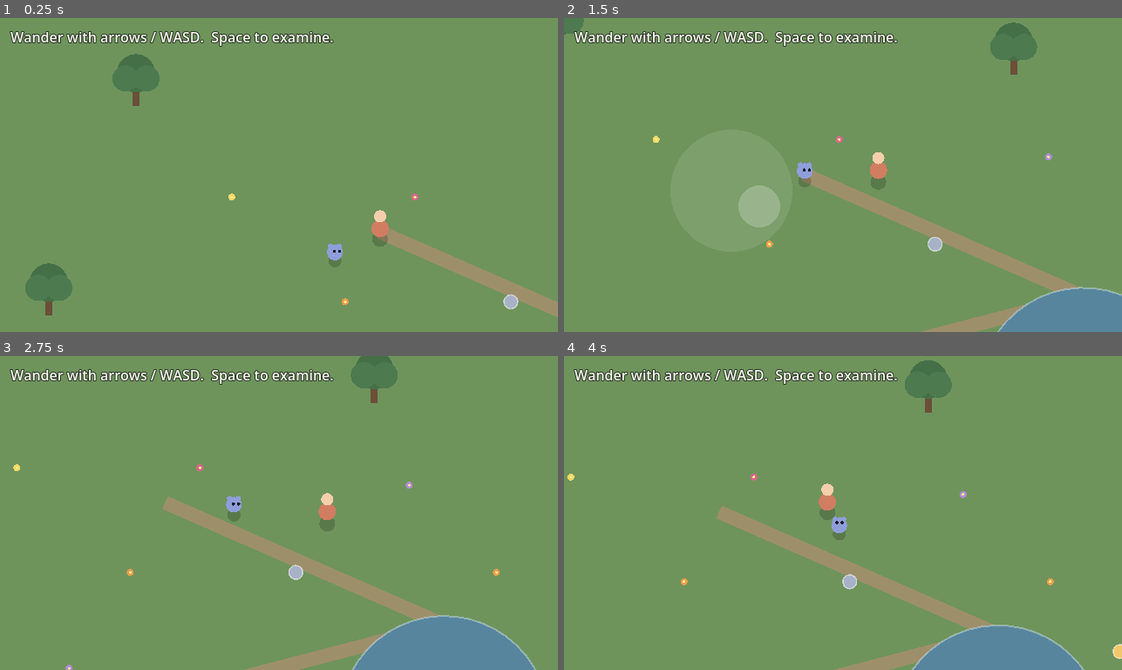
Above: before the commit, frames 1-4 (two rows, left to right).
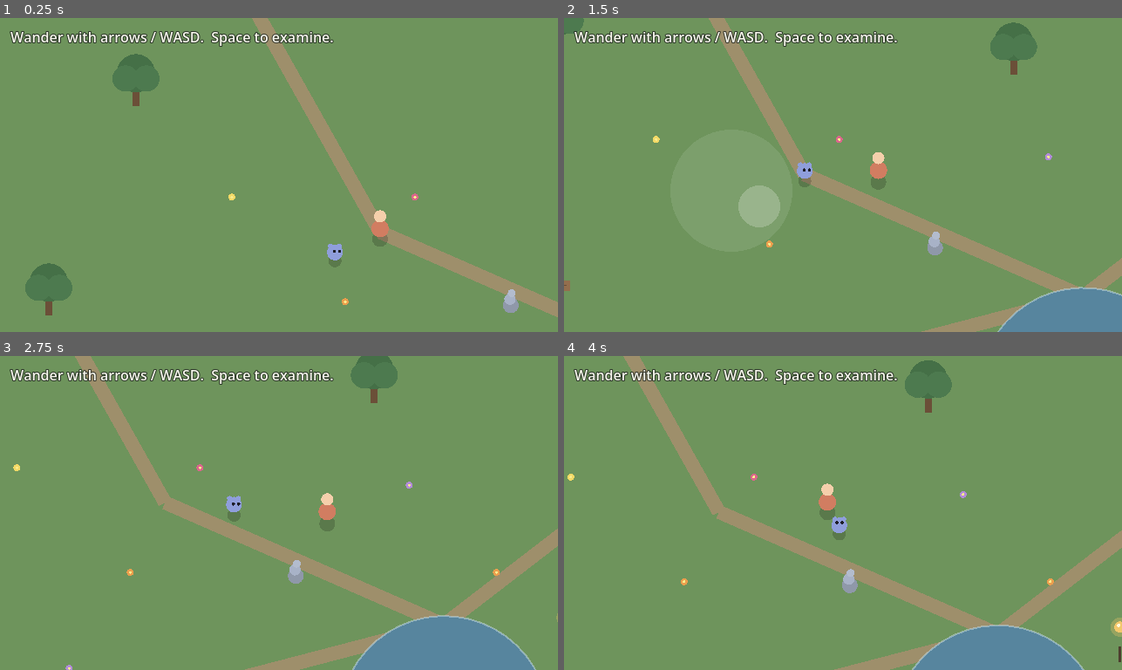
Above: after the commit, the same moments.

Repository: maximusunc/pokepals
Game: Godot game, scene res://scenes/world.tscn
Same seed, same stepped clock (60 frames per second), same inputs: the game is played once before the commit and once after it.
Inputs (mouse positions are in pixels of both pictures, inside the frame that each line leads up to):
- Up to frame 1 (0.25 s): no input
- Up to frame 2 (1.5 s): tap Enter (ui_accept) at 0.5, 0.77 s; move the mouse to (965, 159) at 0.52 s; hold Right (ui_right) 0.53-1.25 s; click (965, 159) at 0.67 s; drag from (731, 190) to (815, 237) at 1.27 s
- Up to frame 3 (2.75 s): move the mouse to (334, 443) at 2.02 s; hold Right (ui_right) from 2.03 s (still down)
- Up to frame 4 (4 s): release Right (ui_right) at 2.75 s; drag from (815, 575) to (675, 465) at 2.77 s; move the mouse to (1010, 560) at 3.52 s; hold Left (ui_left) from 3.53 s (still down); tap Enter (ui_accept) at 3.77 s

The runs differ from the first frame. In frame 1, 1.9% of the frame differs, in the area x 45-93%, y 0-94%; in frame 2, 1.7%; in frame 3, 2.4%; in frame 4, 2.8%, in the area x 10-100%, y 0-98%.

Commit message:
Expand the world and give props distinct shapes
Grow the clearing into a small place to roam: larger bounds, a second
and third body of water, more paths/trees/flowers, and seven new
interactables (10 total) scattered across a berry grove, a flowered
basin, a lantern-lit rest spot, and a crystal hollow.

Render interactables by 'type' instead of identical discs — a cairn,
lantern, mushrooms, berry bush, bench, signpost, crystal, log, and
basin — so the world reads as full of distinct things to notice. The
companion still treats every prop the same; this is presentation only.
world_art now also accepts multiple ponds (single 'pond' still works).

https://claude.ai/code/session_01LAxXCnL2urcAMh8URHqaZC

Diff:
--- a/pokepals/data/world.json
+++ b/pokepals/data/world.json
@@ -1,25 +1,51 @@
 {
-	"_comment": "A small, hand-placed cozy clearing. Coordinates are world-space pixels. Colors are [r,g,b] 0..1. This is the authored content; world_art draws it and world_controller uses 'interactables' for proximity. Edit freely to reshape the place.",
-	"bounds": { "min": [-360, -260], "max": [1000, 700] },
+	"_comment": "A larger hand-placed cozy world: a central clearing that opens onto a berry grove to the north, a flowered meadow and stone basin to the southwest, a lantern-lit rest spot to the east, and a crystal hollow with a second pond to the northeast. Coordinates are world-space pixels. Colors are [r,g,b] 0..1. world_art draws it; world_controller uses 'interactables' for proximity. Each interactable's 'type' picks how it's drawn (see world_art). Edit freely to reshape the place.",
+	"bounds": { "min": [-700, -560], "max": [1520, 1120] },
 	"ground_color": [0.43, 0.58, 0.36],
 	"player_spawn": [320, 220],
 	"companion_spawn": [260, 250],
 	"pond": { "center": [640, 470], "radius": 120, "color": [0.34, 0.52, 0.62] },
+	"ponds": [
+		{ "center": [1180, 240], "radius": 96, "color": [0.32, 0.50, 0.60] },
+		{ "center": [-420, 540], "radius": 70, "color": [0.36, 0.54, 0.62] }
+	],
 	"paths": [
 		{ "from": [320, 220], "to": [640, 360], "color": [0.62, 0.56, 0.42] },
-		{ "from": [640, 360], "to": [180, 480], "color": [0.62, 0.56, 0.42] }
+		{ "from": [640, 360], "to": [180, 480], "color": [0.62, 0.56, 0.42] },
+		{ "from": [320, 220], "to": [140, -100], "color": [0.62, 0.56, 0.42] },
+		{ "from": [640, 360], "to": [900, 160], "color": [0.62, 0.56, 0.42] },
+		{ "from": [900, 160], "to": [1160, 320], "color": [0.62, 0.56, 0.42] },
+		{ "from": [180, 480], "to": [-360, 500], "color": [0.62, 0.56, 0.42] },
+		{ "from": [140, -100], "to": [520, -160], "color": [0.62, 0.56, 0.42] }
 	],
 	"trees": [
-		[40, 60], [560, 90], [900, 180], [120, 520], [840, 540], [760, 20], [-60, 300]
+		[40, 60], [560, 90], [900, 180], [120, 520], [840, 540], [760, 20], [-60, 300],
+		[-260, -80], [-480, 120], [-540, 360], [-300, 460], [-180, -260], [120, -360],
+		[420, -340], [680, -260], [340, -60], [1000, -80], [1240, 40], [1360, 360],
+		[1300, 620], [1040, 700], [700, 720], [380, 760], [60, 760], [-200, 680],
+		[-560, -200], [1180, -200], [1420, 760]
 	],
 	"flowers": [
 		[280, 300, 0.92, 0.62, 0.30], [360, 180, 0.86, 0.40, 0.55], [500, 420, 0.95, 0.85, 0.40],
 		[210, 410, 0.70, 0.55, 0.85], [700, 300, 0.92, 0.62, 0.30], [430, 520, 0.86, 0.40, 0.55],
-		[150, 180, 0.95, 0.85, 0.40], [600, 200, 0.70, 0.55, 0.85]
+		[150, 180, 0.95, 0.85, 0.40], [600, 200, 0.70, 0.55, 0.85],
+		[-360, 360, 0.92, 0.62, 0.30], [-300, 300, 0.86, 0.40, 0.55], [-420, 320, 0.95, 0.85, 0.40],
+		[-260, 380, 0.70, 0.55, 0.85], [-340, 260, 0.92, 0.62, 0.30], [-200, 340, 0.95, 0.85, 0.40],
+		[60, -160, 0.86, 0.40, 0.55], [180, -200, 0.70, 0.55, 0.85], [260, -120, 0.95, 0.85, 0.40],
+		[420, -120, 0.92, 0.62, 0.30], [980, 360, 0.86, 0.40, 0.55], [1040, 440, 0.95, 0.85, 0.40],
+		[1100, 380, 0.70, 0.55, 0.85], [880, 300, 0.92, 0.62, 0.30],
+		[120, 620, 0.86, 0.40, 0.55], [240, 660, 0.95, 0.85, 0.40], [360, 600, 0.70, 0.55, 0.85]
 	],
 	"interactables": [
 		{ "type": "chime_stone", "position": [470, 300], "color": [0.66, 0.70, 0.78], "label": "a humming stone" },
 		{ "type": "lantern", "position": [780, 380], "color": [0.95, 0.78, 0.42], "label": "an old lantern" },
-		{ "type": "wildflowers", "position": [220, 470], "color": [0.88, 0.46, 0.58], "label": "a patch of wildflowers" }
+		{ "type": "wildflowers", "position": [220, 470], "color": [0.88, 0.46, 0.58], "label": "a patch of wildflowers" },
+		{ "type": "mushrooms", "position": [-180, 120], "color": [0.86, 0.34, 0.32], "label": "a ring of red mushrooms" },
+		{ "type": "berry_bush", "position": [120, -120], "color": [0.30, 0.46, 0.30], "label": "a bush heavy with berries" },
+		{ "type": "bench", "position": [900, 120], "color": [0.55, 0.40, 0.28], "label": "a weathered bench" },
+		{ "type": "signpost", "position": [40, 360], "color": [0.58, 0.43, 0.30], "label": "a leaning signpost" },
+		{ "type": "crystal", "position": [1180, 420], "color": [0.62, 0.78, 0.86], "label": "a glimmering crystal" },
+		{ "type": "log", "position": [520, -120], "color": [0.46, 0.34, 0.26], "label": "a mossy fallen log" },
+		{ "type": "basin", "position": [-360, 480], "color": [0.70, 0.74, 0.80], "label": "a quiet stone basin" }
 	]
 }
--- a/pokepals/scripts/presentation/world_art.gd
+++ b/pokepals/scripts/presentation/world_art.gd
@@ -7,11 +7,11 @@
 
 var _ground_color := Color(0.43, 0.58, 0.36)
 var _bounds := Rect2()
-var _pond := {}            # { center: Vector2, radius: float, color: Color }
+var _ponds: Array = []     # [ { center: Vector2, radius: float, color: Color } ]
 var _paths: Array = []     # [ { from: Vector2, to: Vector2, color: Color } ]
 var _trees: Array = []     # [ Vector2 ]
 var _flowers: Array = []   # [ { pos: Vector2, color: Color } ]
-var _interactables: Array = []  # [ { pos: Vector2, color: Color, pulse: float } ]
+var _interactables: Array = []  # [ { pos: Vector2, color: Color, type: String, pulse: float } ]
 
 
 func render_world(data: Dictionary) -> void:
@@ -20,8 +20,13 @@
 	var bmax := WorldData.to_vec2(data["bounds"]["max"])
 	_bounds = Rect2(bmin, bmax - bmin)
 
-	var pond: Dictionary = data["pond"]
-	_pond = { "center": WorldData.to_vec2(pond["center"]), "radius": float(pond["radius"]), "color": WorldData.to_color(pond["color"]) }
+	# Water: accept a single "pond" and/or a "ponds" array, so the world can hold
+	# more than one body of water without breaking older single-pond data.
+	_ponds.clear()
+	if data.has("pond"):
+		_ponds.append(_parse_pond(data["pond"]))
+	for p in data.get("ponds", []):
+		_ponds.append(_parse_pond(p))
 
 	_paths.clear()
 	for p in data.get("paths", []):
@@ -37,9 +42,18 @@
 
 	_interactables.clear()
 	for it in data.get("interactables", []):
-		_interactables.append({ "pos": WorldData.to_vec2(it["position"]), "color": WorldData.to_color(it["color"]), "pulse": 0.0 })
+		_interactables.append({
+			"pos": WorldData.to_vec2(it["position"]),
+			"color": WorldData.to_color(it["color"]),
+			"type": String(it.get("type", "")),
+			"pulse": 0.0,
+		})
 
 	queue_redraw()
+
+
+func _parse_pond(pond: Dictionary) -> Dictionary:
+	return { "center": WorldData.to_vec2(pond["center"]), "radius": float(pond["radius"]), "color": WorldData.to_color(pond["color"]) }
 
 
 ## Briefly glow the interactable at this index (called when it's touched).
@@ -65,22 +79,22 @@
 	for p in _paths:
 		draw_line(p["from"], p["to"], p["color"], 16.0)
 
-	# pond with a lighter rim
-	draw_circle(_pond["center"], _pond["radius"], _pond["color"])
-	draw_arc(_pond["center"], _pond["radius"], 0.0, TAU, 48, Color(0.78, 0.86, 0.88, 0.5), 2.0)
+	# ponds, each with a lighter rim
+	for pond in _ponds:
+		draw_circle(pond["center"], pond["radius"], pond["color"])
+		draw_arc(pond["center"], pond["radius"], 0.0, TAU, 48, Color(0.78, 0.86, 0.88, 0.5), 2.0)
 
 	# flowers (a petal dot with a bright center)
 	for f in _flowers:
 		draw_circle(f["pos"], 4.0, f["color"])
 		draw_circle(f["pos"], 1.6, Color(0.98, 0.92, 0.55))
 
-	# interactable props (square-ish base + glow when pulsing)
+	# interactable props: a soft glow when pulsing, then a distinct little shape per type
 	for it in _interactables:
 		var pulse: float = it["pulse"]
 		if pulse > 0.0:
-			draw_circle(it["pos"], 18.0 + 10.0 * pulse, Color(1, 1, 1, 0.18 * pulse))
-		draw_circle(it["pos"], 8.0, it["color"])
-		draw_arc(it["pos"], 8.0, 0.0, TAU, 20, Color(1, 1, 1, 0.5), 1.5)
+			draw_circle(it["pos"], 20.0 + 12.0 * pulse, Color(1, 1, 1, 0.18 * pulse))
+		_draw_prop(it["type"], it["pos"], it["color"])
 
 	# trees (trunk + layered canopy), drawn last so they sit above the grass
 	for t in _trees:
@@ -88,3 +102,75 @@
 		draw_circle(t + Vector2(0, -22), 22.0, Color(0.27, 0.44, 0.28))
 		draw_circle(t + Vector2(-12, -16), 15.0, Color(0.30, 0.48, 0.31))
 		draw_circle(t + Vector2(12, -16), 15.0, Color(0.30, 0.48, 0.31))
+
+
+## Draw a single interactable prop, shaped by its 'type'. Each is a small, readable
+## silhouette so the world reads as a place full of distinct things rather than rows
+## of identical dots. Unknown types fall back to the original ringed disc.
+func _draw_prop(type: String, p: Vector2, color: Color) -> void:
+	match type:
+		"chime_stone":
+			# a little cairn: three stacked, settling stones
+			draw_circle(p + Vector2(0, 4), 9.0, color.darkened(0.15))
+			draw_circle(p + Vector2(-1, -3), 6.5, color)
+			draw_circle(p + Vector2(1, -10), 4.5, color.lightened(0.12))
+		"lantern":
+			# a post topped with a warm, glowing globe
+			draw_rect(Rect2(p + Vector2(-1.5, -6), Vector2(3, 18)), Color(0.30, 0.24, 0.18))
+			draw_circle(p + Vector2(0, -28), 11.0, Color(color.r, color.g, color.b, 0.30))
+			draw_circle(p + Vector2(0, -28), 6.5, color)
+			draw_circle(p + Vector2(-1.5, -30), 2.0, Color(1, 1, 0.9, 0.9))
+		"wildflowers":
+			# a small clustered patch of blossoms
+			var spots := [Vector2(-6, 2), Vector2(6, 1), Vector2(0, -6), Vector2(-3, -1), Vector2(4, -5)]
+			for s in spots:
+				draw_circle(p + s, 3.2, color)
+				draw_circle(p + s, 1.2, Color(0.98, 0.92, 0.55))
+		"mushrooms":
+			# a tiny ring of spotted toadstools
+			for s in [Vector2(-7, 4), Vector2(0, 6), Vector2(7, 3)]:
+				draw_rect(Rect2(p + s + Vector2(-1.5, -1), Vector2(3, 6)), Color(0.93, 0.90, 0.82))
+				draw_circle(p + s + Vector2(0, -2), 4.5, color)
+				draw_circle(p + s + Vector2(-1.5, -3), 1.0, Color(1, 1, 1, 0.9))
+				draw_circle(p + s + Vector2(1.5, -1.5), 1.0, Color(1, 1, 1, 0.9))
+		"berry_bush":
+			# a rounded shrub dotted with red berries
+			draw_circle(p + Vector2(-6, 0), 8.0, color)
+			draw_circle(p + Vector2(6, 0), 8.0, color)
+			draw_circle(p + Vector2(0, -5), 9.0, color.lightened(0.08))
+			for s in [Vector2(-7, -2), Vector2(3, -6), Vector2(7, 1), Vector2(-2, 3)]:
+				draw_circle(p + s, 2.2, Color(0.82, 0.20, 0.26))
+		"bench":
+			# a simple weathered seat
+			draw_rect(Rect2(p + Vector2(-12, -4), Vector2(24, 4)), color)
+			draw_rect(Rect2(p + Vector2(-12, -14), Vector2(24, 3)), color.lightened(0.08))
+			draw_rect(Rect2(p + Vector2(-10, 0), Vector2(3, 8)), color.darkened(0.2))
+			draw_rect(Rect2(p + Vector2(7, 0), Vector2(3, 8)), color.darkened(0.2))
+		"signpost":
+			# a leaning post with a board
+			draw_rect(Rect2(p + Vector2(-2, -6), Vector2(4, 20)), Color(0.34, 0.26, 0.18))
+			draw_rect(Rect2(p + Vector2(-11, -18), Vector2(22, 12)), color)
+			draw_line(p + Vector2(-7, -13), p + Vector2(7, -13), color.darkened(0.3), 1.5)
+			draw_line(p + Vector2(-7, -9), p + Vector2(4, -9), color.darkened(0.3), 1.5)
+		"crystal":
+			# a faceted gem with an inner glow
+			draw_circle(p, 13.0, Color(color.r, color.g, color.b, 0.22))
+			var pts := PackedVector2Array([p + Vector2(0, -14), p + Vector2(7, -2), p + Vector2(4, 10), p + Vector2(-4, 10), p + Vector2(-7, -2)])
+			draw_colored_polygon(pts, color)
+			draw_line(p + Vector2(0, -14), p + Vector2(0, 10), color.lightened(0.4), 1.0)
+			draw_line(p + Vector2(0, -14), p + Vector2(-7, -2), color.lightened(0.25), 1.0)
+		"log":
+			# a fallen, mossy log lying on its side
+			draw_rect(Rect2(p + Vector2(-14, -5), Vector2(28, 10)), color)
+			draw_circle(p + Vector2(-14, 0), 5.0, color.lightened(0.12))
+			draw_circle(p + Vector2(-14, 0), 2.2, color.darkened(0.3))
+			draw_arc(p + Vector2(6, -5), 6.0, PI, TAU, 10, Color(0.40, 0.52, 0.34), 3.0)
+		"basin":
+			# a small stone basin holding still water
+			draw_circle(p + Vector2(0, 2), 12.0, color)
+			draw_circle(p + Vector2(0, 0), 8.0, Color(0.40, 0.56, 0.64))
+			draw_arc(p + Vector2(0, 0), 8.0, 0.0, TAU, 20, Color(0.85, 0.92, 0.95, 0.6), 1.0)
+		_:
+			# fallback: the original ringed disc
+			draw_circle(p, 8.0, color)
+			draw_arc(p, 8.0, 0.0, TAU, 20, Color(1, 1, 1, 0.5), 1.5)
